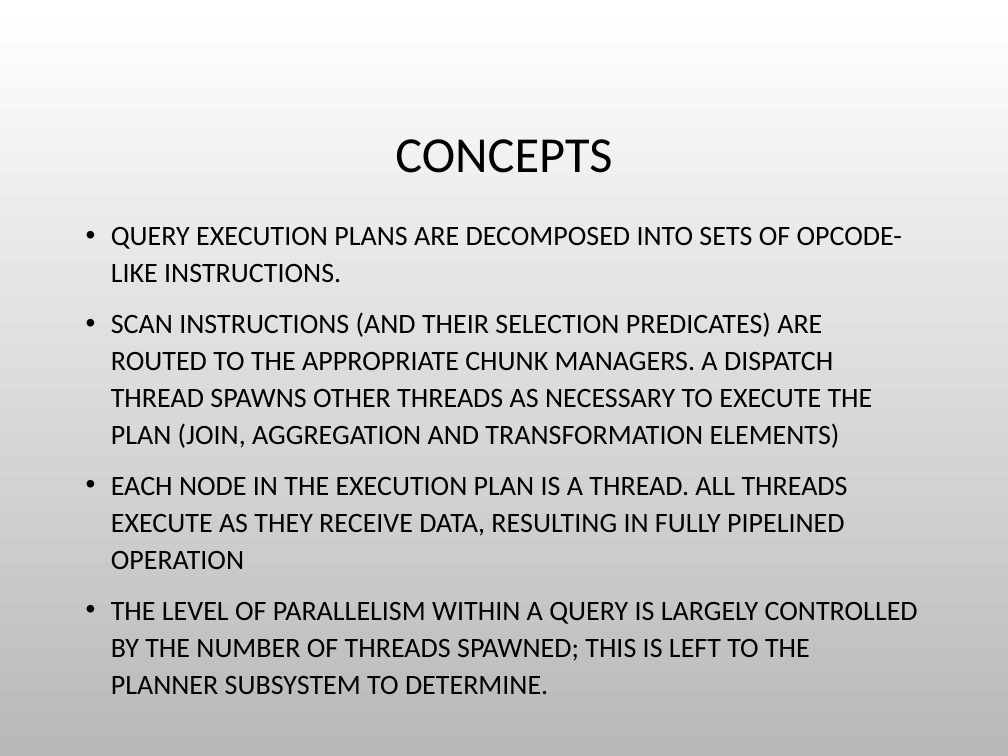
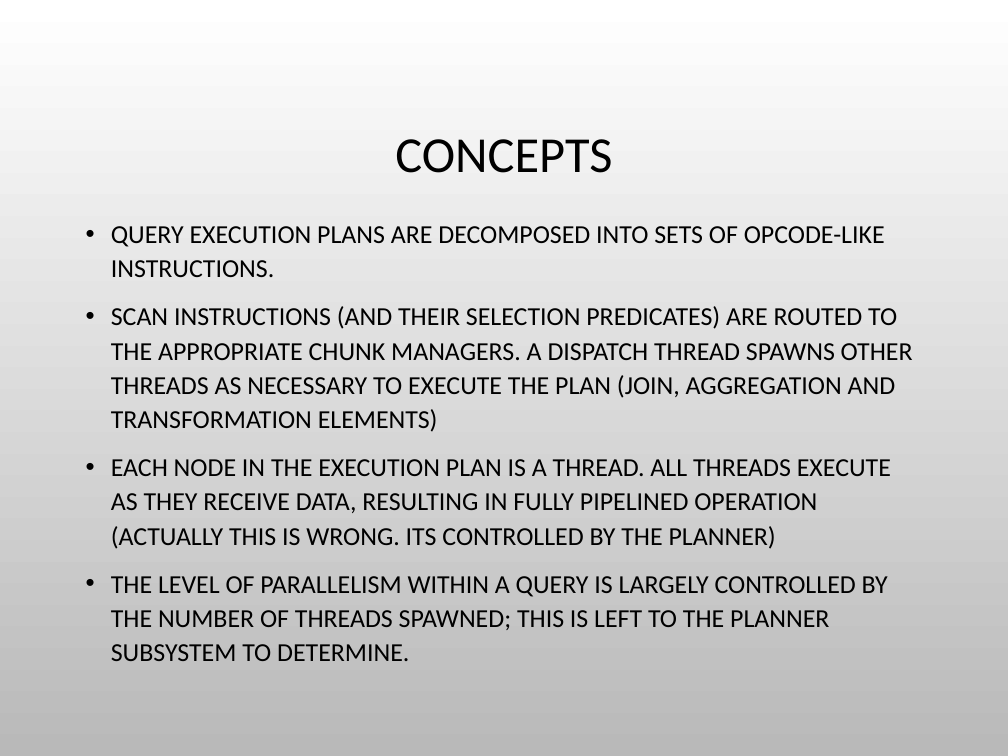
Before and after one commit to charlesduffy/erlysql, a slide deck: slide 14 of doc/Pitch1.pptx. Drawn at 1008x756 pixels with LibreOffice and Linux fonts; fonts in the diff are those of the drawing; background and template pictures are left out. Boxes give left, top, right and bottom in pixels: in the first picture for what was removed or moved away, otherwise in the second. Text is boxed around its words. In the diff, an @@ line names an element or a change of style, - is before the commit and + after.

```diff
--- a/doc/Pitch1.pptx
+++ b/doc/Pitch1.pptx
@@ text at <box>111,226,913,661</box>: size 20 to 18.5 pt in "QUERY EXECUTION PLANS ARE DECOMPOSED INTO SETS ...", "SCAN INSTRUCTIONS (AND THEIR SELECTION PREDICATES) ARE ...", "THE LEVEL OF PARALLELISM WITHIN A QUERY ..." @@
@@ text at <box>111,459,891,549</box>: text changed; size 20 to 18.5 pt @@
-• EACH NODE IN THE EXECUTION PLAN IS A THREAD. ALL THREADS EXECUTE AS THEY RECEIVE DATA, RESULTING IN FULLY PIPELINED OPERATION
+• EACH NODE IN THE EXECUTION PLAN IS A THREAD. ALL THREADS EXECUTE AS THEY RECEIVE DATA, RESULTING IN FULLY PIPELINED OPERATION (ACTUALLY THIS IS WRONG. ITS CONTROLLED BY THE PLANNER)
```
Also in this commit, not shown: 6 other slides changed.
